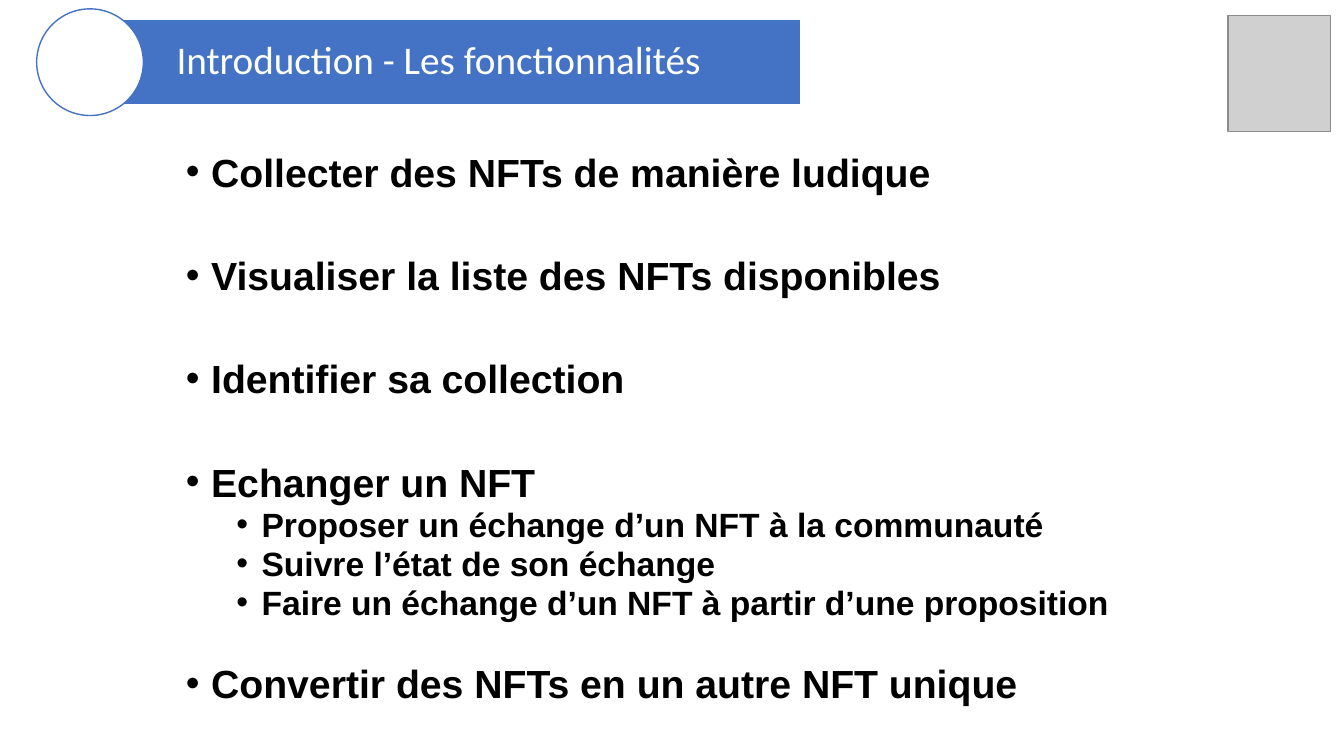
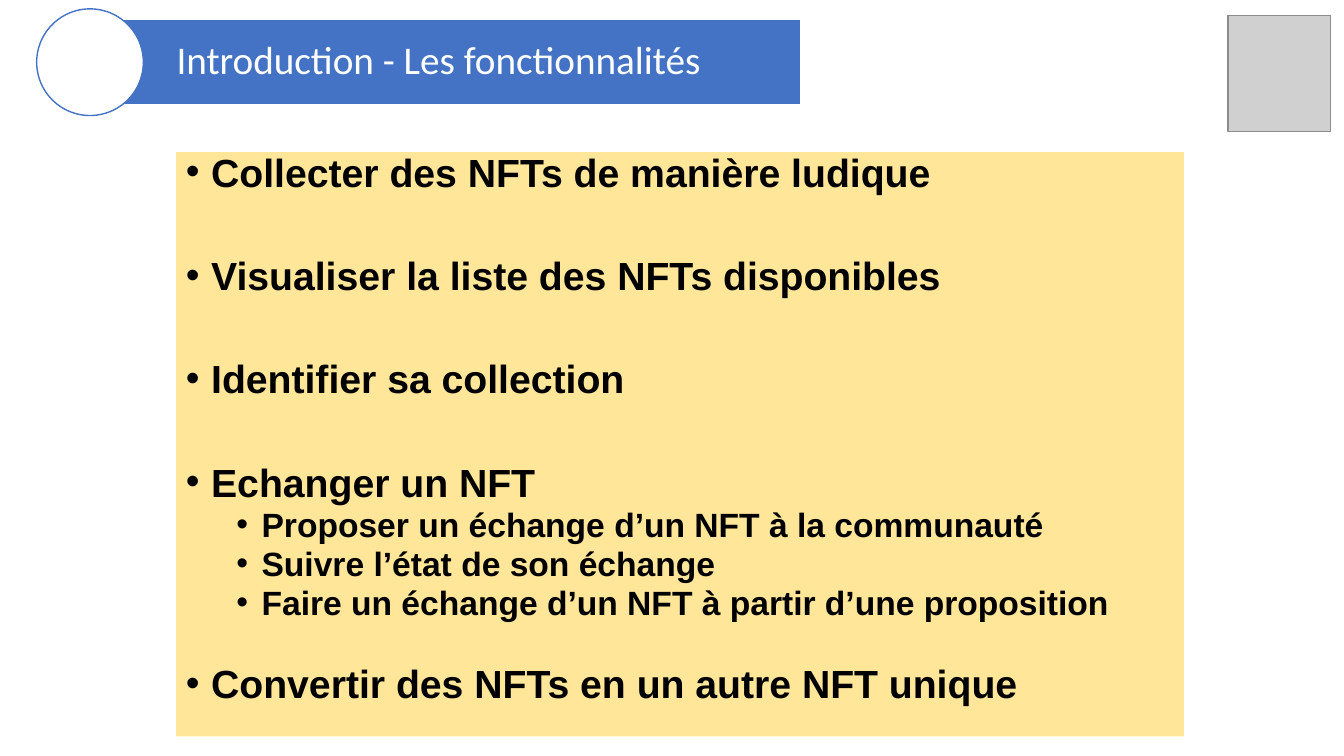
Before and after one commit to blockchainFormationAcadee/chapitre-vi-ft-franck38410, a slide deck: slide 4 of Presentation_JO2024.pptx. Drawn at 1344x756 pixels with LibreOffice and Linux fonts; fonts in the diff are those of the drawing; grey boxes stand for pictures. Boxes give left, top, right and bottom in pixels: in the first picture for what was removed or moved away, otherwise in the second. Text is boxed around its words. In the diff, an @@ line names an element or a change of style, - is before the commit and + after.

```diff
--- a/Presentation_JO2024.pptx
+++ b/Presentation_JO2024.pptx
@@ rectangle "Collecter des NFTs de manière ...": place and size @@
-rectangle "Collecter des NFTs de manière ..." at [211,158,1109,706]
+rectangle "Collecter des NFTs de manière ..." at [176,152,1185,737]
@@ rectangle "Collecter des NFTs de manière ..." at [176,152,1185,737]: fill none to #FFE699 @@
```
Also in this commit, not shown: 11 other slides changed, 3 slides added, 1 slide removed, 3 other files.
